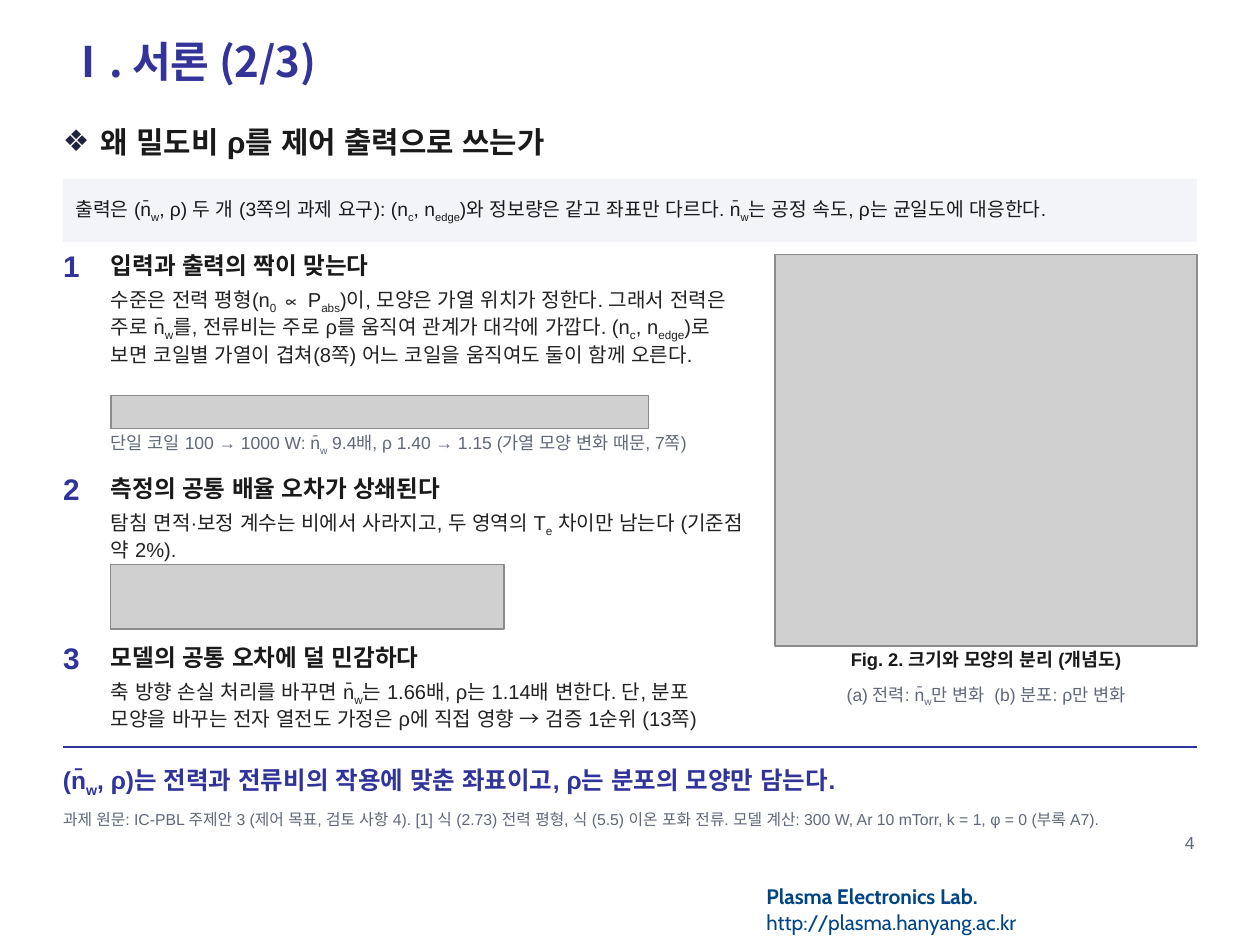
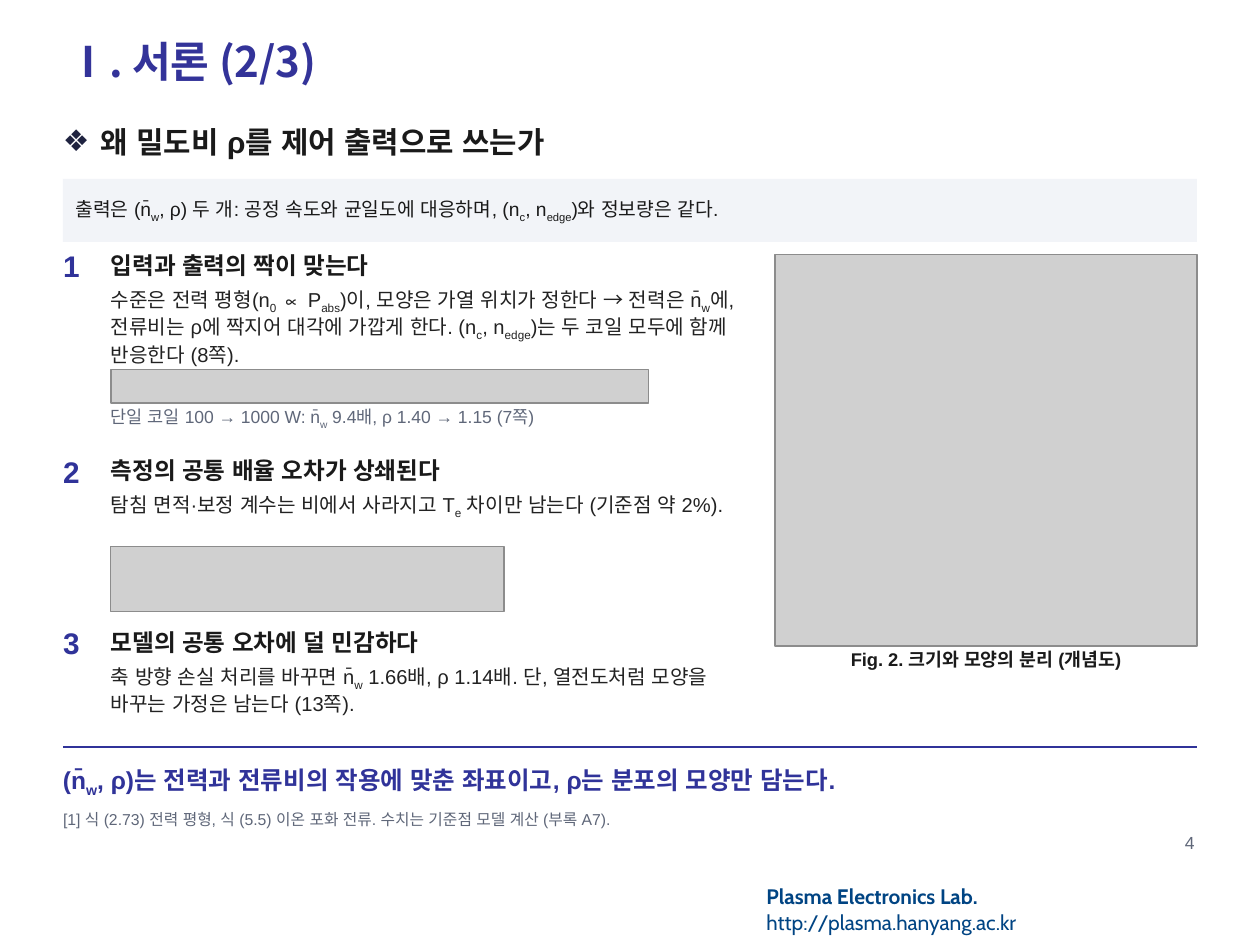
Before and after one commit to garlicjam-pyo/plasma, a slide deck: slide 4 of presentations/1차발표_피드백반영판.pptx. Drawn at 1260x945 pixels with LibreOffice and Linux fonts; fonts in the diff are those of the drawing; grey boxes stand for pictures; background and template pictures are left out. Boxes give left, top, right and bottom in pixels: in the first picture for what was removed or moved away, otherwise in the second. Text is boxed around its words. In the diff, an @@ line names an element or a change of style, - is before the commit and + after.

```diff
--- a/presentations/1차발표_피드백반영판.pptx
+++ b/presentations/1차발표_피드백반영판.pptx
@@ text in rectangle at bbox=[75, 200, 719, 221]: text changed @@
-출력은 (n̄w, ρ) 두 개 (3쪽의 과제 요구): (nc, nedge)와 정보량은 같고 좌표만 다르다. n̄w는 공정 속도, ρ는 균일도에 대응한다.
+출력은 (n̄w, ρ) 두 개: 공정 속도와 균일도에 대응하며, (nc, nedge)와 정보량은 같다.
@@ text at bbox=[111, 290, 727, 366]: text changed @@
-수준은 전력 평형(n0 ∝ Pabs)이, 모양은 가열 위치가 정한다. 그래서 전력은 주로 n̄w를, 전류비는 주로 ρ를 움직여 관계가 대각에 가깝다. (nc, nedge)로 보면 코일별 가열이 겹쳐(8쪽) 어느 코일을 움직여도 둘이 함께 오른다.
+수준은 전력 평형(n0 ∝ Pabs)이, 모양은 가열 위치가 정한다 → 전력은 n̄w에, 전류비는 ρ에 짝지어 대각에 가깝게 한다. (nc, nedge)는 두 코일 모두에 함께 반응한다 (8쪽).
@@ picture: place and size @@
-picture at bbox=[111, 396, 649, 428]
+picture at bbox=[111, 370, 649, 403]
@@ text at bbox=[111, 408, 534, 428]: text changed @@
-단일 코일 100 → 1000 W: n̄w 9.4배, ρ 1.40 → 1.15 (가열 모양 변화 때문, 7쪽)
+단일 코일 100 → 1000 W: n̄w 9.4배, ρ 1.40 → 1.15 (7쪽)
@@ 3 texts, 1 picture: place and size @@
-3 texts, 1 picture at bbox=[63, 479, 504, 670]
+3 texts, 1 picture at bbox=[63, 462, 504, 655]
@@ text "측정의 공통 배율 오차가 상쇄된다": place and size @@
-text "측정의 공통 배율 오차가 상쇄된다" at bbox=[111, 477, 440, 499]
+text "측정의 공통 배율 오차가 상쇄된다" at bbox=[111, 459, 440, 481]
@@ text at bbox=[111, 495, 723, 516]: text changed @@
-탐침 면적·보정 계수는 비에서 사라지고, 두 영역의 Te 차이만 남는다 (기준점 약 2%).
+탐침 면적·보정 계수는 비에서 사라지고 Te 차이만 남는다 (기준점 약 2%).
@@ text at bbox=[111, 667, 708, 715]: text changed @@
-축 방향 손실 처리를 바꾸면 n̄w는 1.66배, ρ는 1.14배 변한다. 단, 분포 모양을 바꾸는 전자 열전도 가정은 ρ에 직접 영향 → 검증 1순위 (13쪽)
+축 방향 손실 처리를 바꾸면 n̄w 1.66배, ρ 1.14배. 단, 열전도처럼 모양을 바꾸는 가정은 남는다 (13쪽).
@@ text removed at bbox=[847, 686, 1125, 705] @@
-(a) 전력: n̄w만 변화 (b) 분포: ρ만 변화
@@ text at bbox=[63, 812, 611, 829]: text changed @@
-과제 원문: IC-PBL 주제안 3 (제어 목표, 검토 사항 4). [1] 식 (2.73) 전력 평형, 식 (5.5) 이온 포화 전류. 모델 계산: 300 W, Ar 10 mTorr, k = 1, φ = 0 (부록 A7).
+[1] 식 (2.73) 전력 평형, 식 (5.5) 이온 포화 전류. 수치는 기준점 모델 계산 (부록 A7).
```
Also in this commit, not shown: 13 other slides changed, 10 other files.
